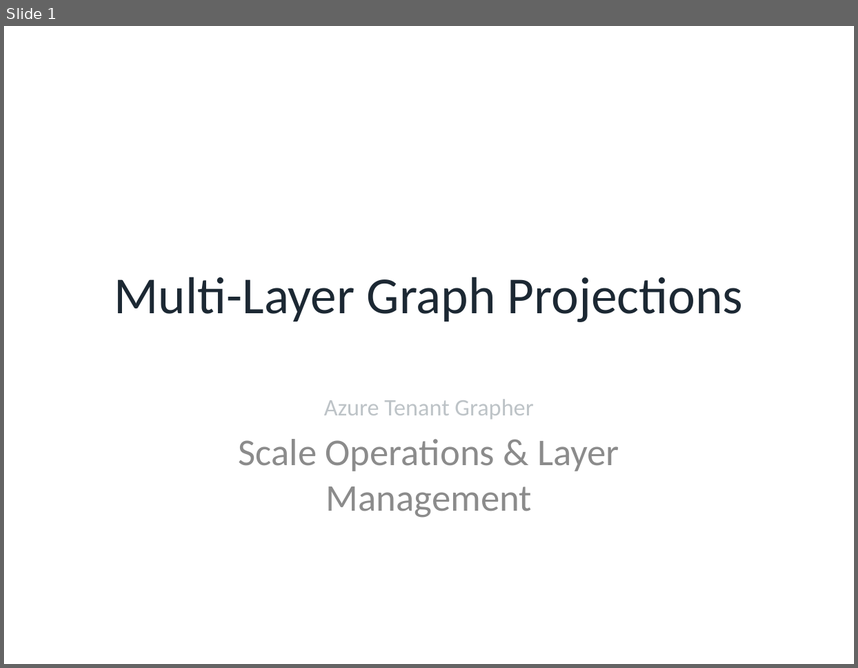
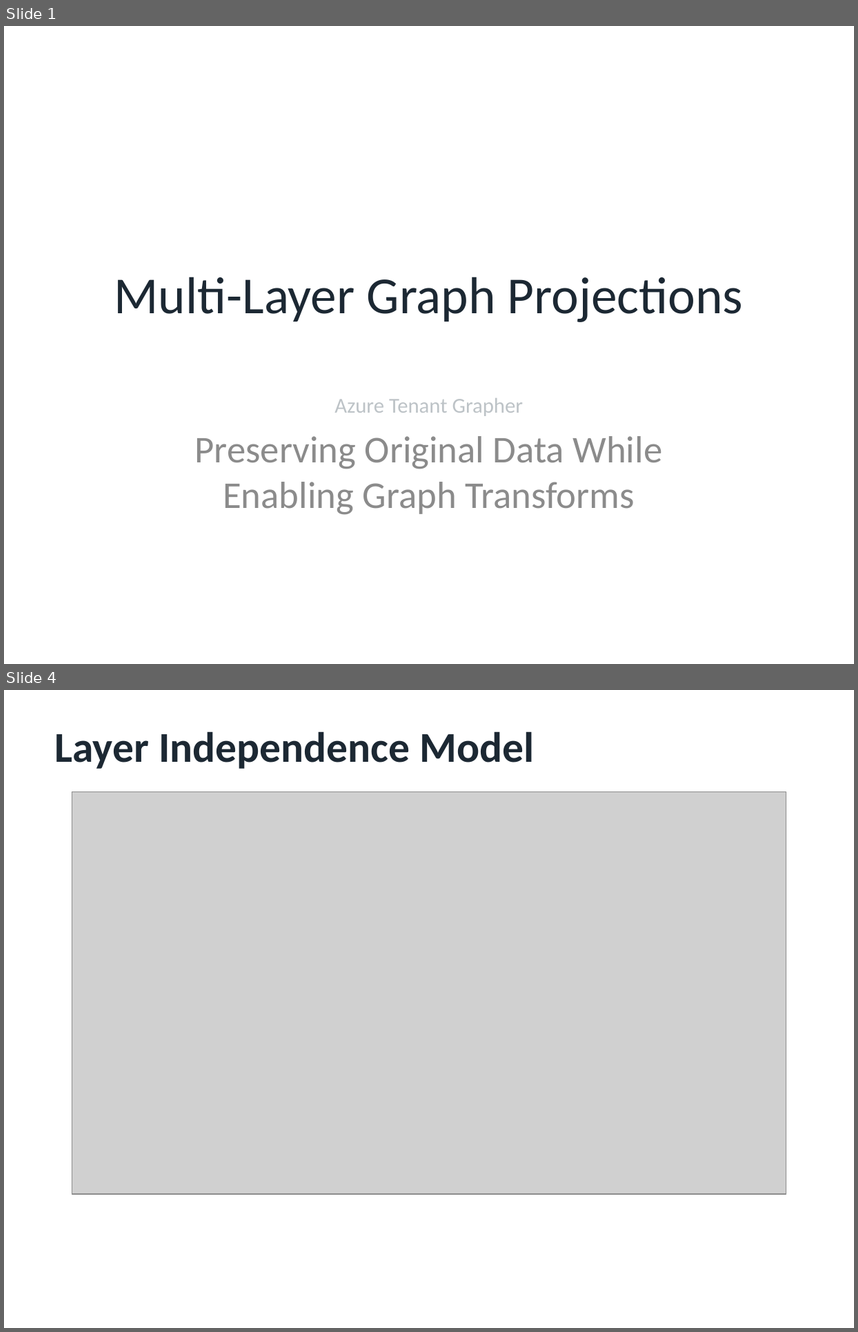
Before and after one commit to rysweet/azure-tenant-grapher, a slide deck: Multi_Layer_Graph_Projections.pptx. Shown one above the other, each under a label of ours: slide 1 before the commit, slides 1 and 4 after it; the slides between them are not shown. The pictures are 858x668 and 858x1332 pixels, drawn with LibreOffice and Linux fonts; fonts in the diff are those of the drawing; grey boxes stand for pictures. Boxes give left, top, right and bottom in pixels: in the first picture for what was removed or moved away, otherwise in the second. Text is boxed around its words. In the diff, an @@ line names an element or a change of style, - is before the commit and + after.

```diff
--- a/Multi_Layer_Graph_Projections.pptx
+++ b/Multi_Layer_Graph_Projections.pptx
@@ slide 4 added at (4,690,854,1328), background #FFFFFF @@
@@ text added at (55,731,534,769), 36 pt, text #1C2833, bold @@
+Layer Independence Model
@@ picture added at (72,792,786,1193) @@
@@ slide 1 changed as well @@
@@ subtitle at (335,398,524,416): size 20 to 18 pt in "Azure Tenant Grapher" @@
@@ subtitle at (195,436,663,515): text changed @@
-Scale Operations & Layer Management
+Preserving Original Data While Enabling Graph Transforms
```
Also in this commit, not shown: 10 other slides changed, 4 other slides added, 6 slides removed, 7 other files.
